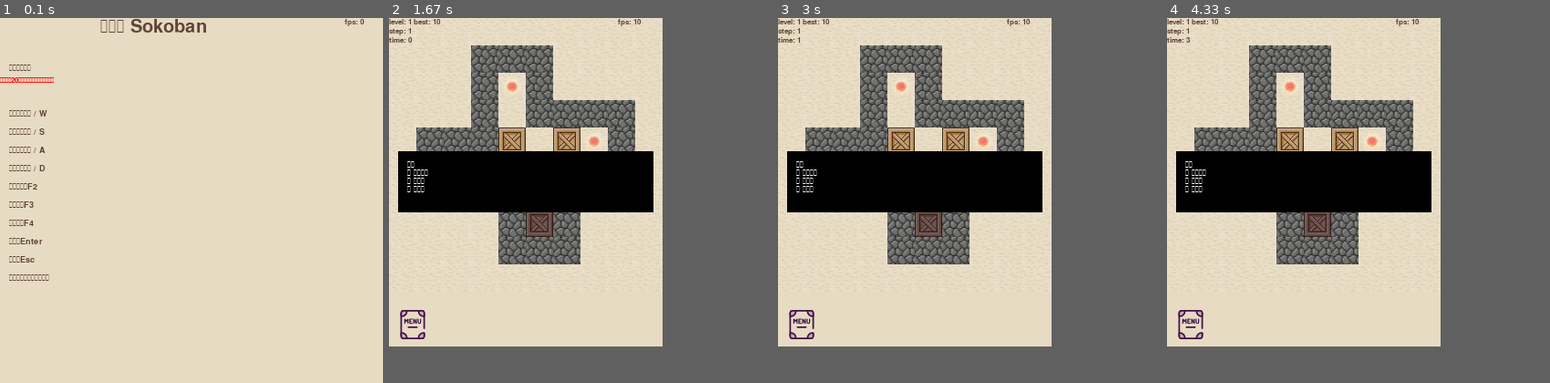
Above: before the commit, frames 1-4 (left to right).
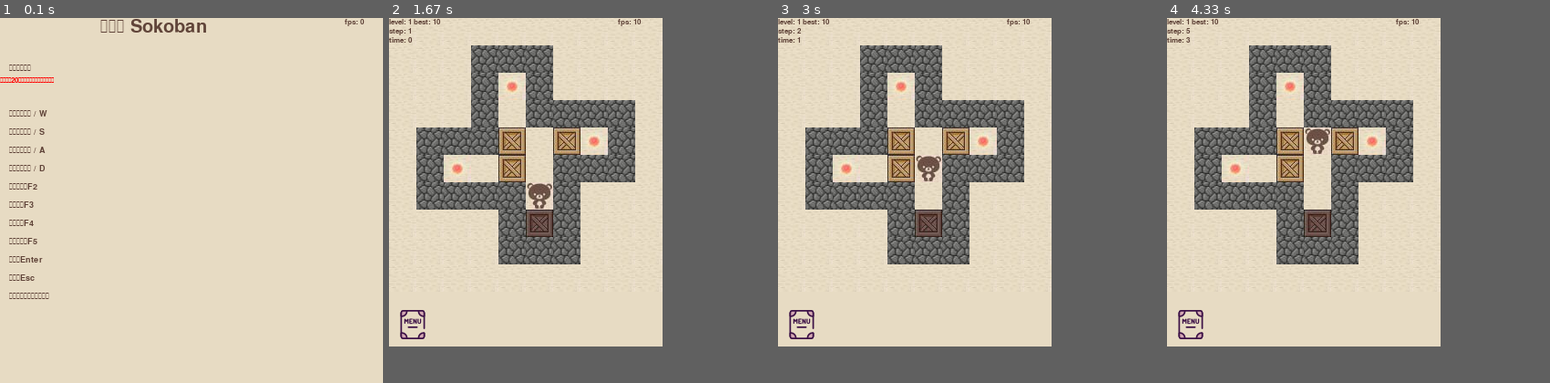
Above: after the commit, the same moments.

Repository: TCCinTaiwan/PygameSokoban
Game: pygame game, started from game.py
The game is run twice, just before and just after one commit, with the same random seed, the same clock (stepped at 60 frames per second) and the same inputs.
Inputs (mouse positions are in pixels of both pictures, inside the frame that each line leads up to):
- Up to frame 1 (0.1 s): no input
- Up to frame 2 (1.67 s): tap A at 0.33 s; tap Enter at 0.67 s; tap Down at 1.07 s; press the mouse at (411, 324) at 1.5 s; move the mouse to (438, 302) at 1.6 s
- Up to frame 3 (3 s): release the mouse at (854, 284) at 1.73 s; hold F5 1.87-2.33 s; press the mouse at (800, 324) at 2.4 s; move the mouse to (873, 204) at 2.5 s; release the mouse at (942, 87) at 2.63 s; tap Up at 2.77 s
- Up to frame 4 (4.33 s): hold F5 3.17-3.63 s; tap Up at 3.23, 3.73 s; tap Down at 3.82 s; click (1324, 131) at 4.3 s

The runs differ from the first frame. In frame 1, 0.3% of the frame differs, in the area x 2-13%, y 60-77%; in frame 2, 11%; in frame 3, 11%; in frame 4, 11%, in the area x 2-70%, y 2-54%.

Commit message:
增加音樂開關
增加音樂開關
選單增強:
顏色
修正按鍵方向

Diff:
--- a/data.json
+++ b/data.json
@@ -31,6 +31,11 @@
             "name": "a"
         },
         {
+            "lurd": "DuLLrUUdrR",
+            "move": 10,
+            "name": "a"
+        },
+        {
             "lurd": "LUUddLrrDuuR",
             "move": 12,
             "name": "kk"
@@ -44,11 +49,6 @@
             "lurd": "",
             "move": null,
             "name": ""
-        },
-        {
-            "lurd": "",
-            "move": null,
-            "name": ""
         }
     ],
     [
--- a/game.py
+++ b/game.py
@@ -23,6 +23,7 @@
         pygame.display.set_caption('倉庫番')
         pygame.mixer.music.load("musics/0.mp3") # 背景音樂
         pygame.mixer.music.play(-1, 0.0) # 重複播放
+        self.musicPlaying = True
         self.gameDisplay = pygame.display.set_mode((420, 420))
         self.clock = pygame.time.Clock()
         self.fonts = [
@@ -150,6 +151,12 @@
         width = windowSize[0] - 20
         top = (windowSize[1] - height) // 2
         self.confirm["rect"] = (10, top , width, height)
+    def musicOnOff(self):
+        if self.musicPlaying:
+            pygame.mixer.music.pause()
+        else:
+            pygame.mixer.music.unpause()
+        self.musicPlaying = not self.musicPlaying
     def draw(self):
         ticks = pygame.time.get_ticks()
         if self.mode == Sokoban.InitMode:
@@ -168,9 +175,10 @@
             self.gameDisplay.blit(self.fonts[2].render("重新開始：F2" , 1, self.colors[1].rgb), (10, 180))
             self.gameDisplay.blit(self.fonts[2].render("上一步：F3" , 1, self.colors[1].rgb), (10, 200))
             self.gameDisplay.blit(self.fonts[2].render("榮譽榜：F4" , 1, self.colors[1].rgb), (10, 220))
-            self.gameDisplay.blit(self.fonts[2].render("確認：Enter" , 1, self.colors[1].rgb), (10, 240))
-            self.gameDisplay.blit(self.fonts[2].render("取消：Esc" , 1, self.colors[1].rgb), (10, 260))
-            self.gameDisplay.blit(self.fonts[2].render("（點擊榮譽榜可看紀錄）" , 1, self.colors[1].rgb), (10, 280))
+            self.gameDisplay.blit(self.fonts[2].render("音樂開關：F5" , 1, self.colors[1].rgb), (10, 240))
+            self.gameDisplay.blit(self.fonts[2].render("確認：Enter" , 1, self.colors[1].rgb), (10, 260))
+            self.gameDisplay.blit(self.fonts[2].render("取消：Esc" , 1, self.colors[1].rgb), (10, 280))
+            self.gameDisplay.blit(self.fonts[2].render("（點擊榮譽榜可看紀錄）" , 1, self.colors[1].rgb), (10, 300))
             # self.gameDisplay.blit(self.fonts[2].render("主題：《 %d 》" % (self.theme) , 1, self.colors[1].rgb), (10, 280))
             if ticks % self.blinkCycleTime[1] > self.blinkCycleTime[0]:
                 self.gameDisplay.blit(self.fonts[2].render("歡迎來到倉庫番的世界!!" , 1, self.colors[1].rgb), (120, 380))
@@ -211,7 +219,7 @@
             self.gameDisplay.blit(self.fonts[3].render(step, 1, self.colors[1].rgb), (0, 10))
             self.gameDisplay.blit(self.fonts[3].render(time, 1, self.colors[1].rgb), (0, 20))
             if self.mode == Sokoban.CopyCatMode:
-                self.gameDisplay.blit(self.fonts[2].render("name: %s" % (self.copycatName) , 1, self.colors[1].rgb), (0, windowSize[1] - 20))
+                self.gameDisplay.blit(self.fonts[2].render("name: %s" % (self.copycatName) , 1, self.colors[1].rgb), (10, windowSize[1] - 20))
             else:
                 self.gameDisplay.blit(self.menuImage, (10, windowSize[1] - 40))
             if len(self.path) > 0:
@@ -233,7 +241,8 @@
                 for index, option in enumerate(self.confirm["options"]):
                     text = ("● " if index == self.confirm["select"] else "○ ") + option["text"]
                     text_width = self.fonts[2].size(text + "  ")[0]
-                    self.gameDisplay.blit(self.fonts[2].render(text, 1, Color.white), (x, y))
+                    text_color = Color.blue if index == self.confirm["select"] else Color.white
+                    self.gameDisplay.blit(self.fonts[2].render(text, 1, text_color), (x, y))
                     if self.confirm["direction"] == "vertical":
                         y += lineHeight
                     elif self.confirm["direction"] == "horizonal":
@@ -280,27 +289,35 @@
                         self.sendConfirm()
                     elif event.key == pygame.K_ESCAPE:
                         self.confirm["show"] = False
-                    elif event.key == pygame.K_LEFT:
-                        self.confirm["select"] = (self.confirm["select"] - 1 + len(self.confirm["options"])) % len(self.confirm["options"])
-                    elif event.key == pygame.K_RIGHT:
-                        self.confirm["select"] = (self.confirm["select"] + 1) % len(self.confirm["options"])
-                mouse_position = pygame.mouse.get_pos()
-                if pygame.rect.Rect(self.confirm["rect"]).collidepoint(mouse_position):
-                    charWidth, lineHeight = self.fonts[2].size(" ")
-                    x, y = self.confirm["rect"][0] + 10, self.confirm["rect"][1] + 10 + lineHeight
-                    for index, option in enumerate(self.confirm["options"]):
-                        text = ("● " if index == self.confirm["select"] else "○ ") + option["text"]
-                        text_width = self.fonts[2].size(text)[0]
-                        if pygame.rect.Rect((x, y, text_width, lineHeight)).collidepoint(mouse_position):
-                            self.confirm["select"] = index
-                            if pygame.mouse.get_pressed()[0]:
-                                self.sendConfirm()
-                                break
-                        if self.confirm["direction"] == "vertical":
-                            y += lineHeight
-                        elif self.confirm["direction"] == "horizonal":
-                            x += text_width + charWidth * 2
-
+                    elif self.confirm["direction"] == "vertical":
+                        if event.key == pygame.K_UP:
+                            self.confirm["select"] = (self.confirm["select"] - 1 + len(self.confirm["options"])) % len(self.confirm["options"])
+                        elif event.key == pygame.K_DOWN:
+                            self.confirm["select"] = (self.confirm["select"] + 1) % len(self.confirm["options"])
+                    elif self.confirm["direction"] == "horizonal":
+                        if event.key == pygame.K_LEFT:
+                            self.confirm["select"] = (self.confirm["select"] - 1 + len(self.confirm["options"])) % len(self.confirm["options"])
+                        elif event.key == pygame.K_RIGHT:
+                            self.confirm["select"] = (self.confirm["select"] + 1) % len(self.confirm["options"])
+                elif event.type in set([pygame.MOUSEMOTION, pygame.MOUSEBUTTONDOWN]):
+                    mouse_position = pygame.mouse.get_pos()
+                    if pygame.rect.Rect(self.confirm["rect"]).collidepoint(mouse_position):
+                        charWidth, lineHeight = self.fonts[2].size(" ")
+                        x, y = self.confirm["rect"][0] + 10, self.confirm["rect"][1] + 10 + lineHeight
+                        for index, option in enumerate(self.confirm["options"]):
+                            text = ("● " if index == self.confirm["select"] else "○ ") + option["text"]
+                            text_width = self.fonts[2].size(text)[0]
+                            if pygame.rect.Rect((x, y, text_width, lineHeight)).collidepoint(mouse_position):
+                                self.confirm["select"] = index
+                                if pygame.mouse.get_pressed()[0]:
+                                    self.sendConfirm()
+                                    break
+                            if self.confirm["direction"] == "vertical":
+                                y += lineHeight
+                            elif self.confirm["direction"] == "horizonal":
+                                x += text_width + charWidth * 2
+                    elif pygame.mouse.get_pressed()[0]:
+                        self.confirm["show"] = False
             elif self.mode == Sokoban.InitMode:
                 if event.type == pygame.KEYDOWN:
                     # if event.key == pygame.K_LEFT:
@@ -399,6 +416,10 @@
                                     {
                                         "text": "榮譽榜",
                                         "callback" : self.toRecordMode
+                                    },
+                                    {
+                                        "text": "音樂: " + ("開" if self.musicPlaying else "關"),
+                                        "callback" : self.musicOnOff
                                     }
                                 ],
                                 "select" : 0,
@@ -441,7 +462,8 @@
                         self.previous()
                     elif event.key == pygame.K_F4:
                         self.toRecordMode()
-                    # elif event.key == pygame.K_F5:
+                    elif event.key == pygame.K_F5:
+                        self.musicOnOff()
                     #     self.level += 1
                     #     self.loadStage()
                     if event.key in range(48, 58): # 0~9
